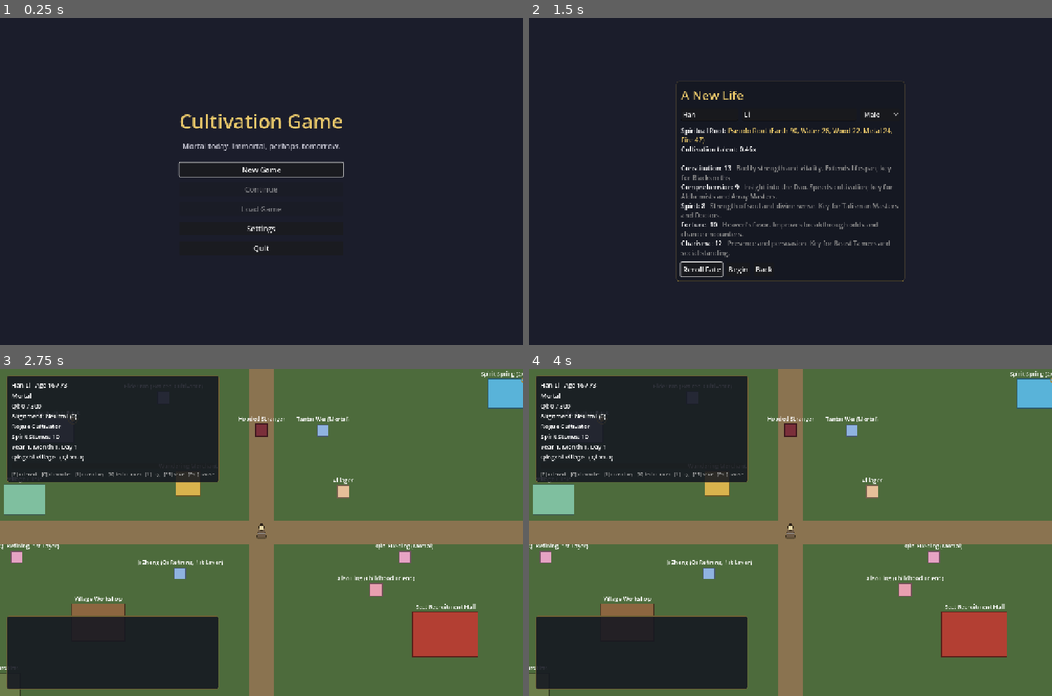
Above: before the commit, frames 1-4 (two rows, left to right).
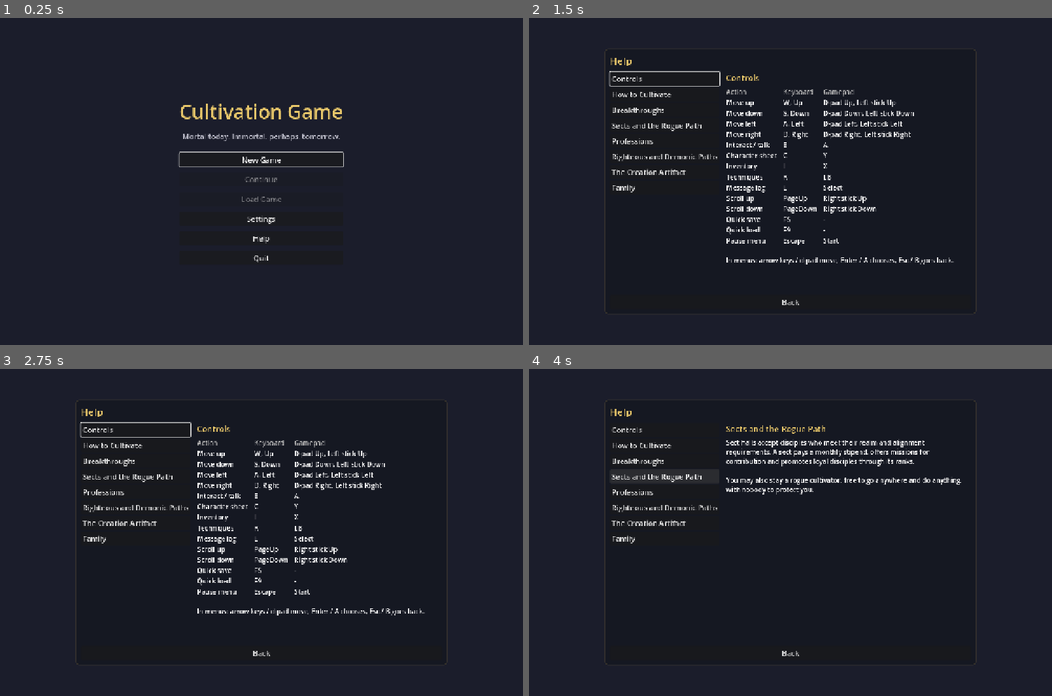
Above: after the commit, the same moments.

Repository: samridghimire/cultivation-game
Game: Godot game, scene res://src/ui/main_menu.tscn
Two runs of this game, one before a commit and one after it. Both use one fixed random seed, a clock stepped at 60 frames per second and the inputs below.
Inputs (mouse positions are in pixels of both pictures, inside the frame that each line leads up to):
- Up to frame 1 (0.25 s): no input
- Up to frame 2 (1.5 s): click (790, 237) at 0.5 s, where only the run after the commit has a clickable "Help"; click (790, 168) at 1.25 s, where only the run before the commit has a clickable "New Game"
- Up to frame 3 (2.75 s): click (209, 620) at 2 s, where only the run before the commit has a clickable "Begin"
- Up to frame 4 (4 s): click (664, 460) at 2.75 s, where only the run after the commit has a clickable "Breakthroughs"; click (664, 476) at 3.5 s, where only the run after the commit has a clickable "Sects and the Rogue Path"

The runs differ from the first frame. In frame 1, 2.4% of the frame differs, in the area x 34-66%, y 26-75%; in frame 2, 6.0%; in frame 3, 79%, in the area x 0-100%, y 0-100%; in frame 4, 79%.

Commit message:
[UI-003b] Help from the main menu
A Help button on the title screen opens HelpScreen (controls and guide
pages) before a session exists; closing it returns to the menu with focus
on the button. Rebinding controls is split out as UI-003c.

Co-Authored-By: Claude <noreply@anthropic.com>
Claude-Session: https://claude.ai/code/session_012HtFoCXRpLZLe9fdLUW9KV

Diff:
--- a/src/ui/main_menu.gd
+++ b/src/ui/main_menu.gd
@@ -1,5 +1,6 @@
 extends Control
-## Title screen.
+## Title screen. Help (UI-003b) opens the same HelpScreen as the pause menu;
+## it only needs GameState.data, so it works before a session exists.
 
 const CHARACTER_CREATION := "res://src/ui/character_creation.tscn"
 const WORLD := "res://src/world/world.tscn"
@@ -7,6 +8,7 @@
 var _menu: Control
 var _settings: SettingsScreen
 var _load_screen: LoadScreen
+var _help: HelpScreen
 
 
 func _ready() -> void:
@@ -36,6 +38,8 @@
 	box.add_child(load_button)
 	var settings_button := UIStyle.button("Settings", _open_settings)
 	box.add_child(settings_button)
+	var help_button := UIStyle.button("Help", _open_help)
+	box.add_child(help_button)
 	box.add_child(UIStyle.button("Quit", func(): get_tree().quit()))
 	add_child(UIStyle.centered(box))
 	_menu = box
@@ -44,6 +48,12 @@
 		_menu.visible = true
 		settings_button.grab_focus())
 	add_child(UIStyle.centered(_settings))
+
+	_help = HelpScreen.new()
+	_help.closed.connect(func():
+		_menu.visible = true
+		help_button.grab_focus())
+	add_child(UIStyle.centered(_help))
 
 	_load_screen = LoadScreen.new()
 	_load_screen.closed.connect(func():
@@ -60,6 +70,16 @@
 	_settings.open()
 
 
+func _open_help() -> void:
+	_menu.visible = false
+	_help.open()
+
+
+## The help screen, for tests.
+func help_screen() -> HelpScreen:
+	return _help
+
+
 func _open_load() -> void:
 	_menu.visible = false
 	_load_screen.open()
--- a/tests/unit/test_help_screen.gd
+++ b/tests/unit/test_help_screen.gd
@@ -54,3 +54,21 @@
 	screen.close()
 	assert_false(screen.visible)
 	screen.free()
+
+
+func test_main_menu_help_opens_without_a_session() -> void:
+	var menu: Node = load("res://src/ui/main_menu.tscn").instantiate()
+	_root().add_child(menu)
+	var help_button: Button = null
+	for b in menu.find_children("*", "Button", true, false):
+		if (b as Button).text == "Help":
+			help_button = b
+	assert_true(help_button != null, "main menu has a Help button")
+	help_button.pressed.emit()
+	var help: HelpScreen = menu.help_screen()
+	assert_true(help.visible, "help opens")
+	assert_false(menu._menu.visible, "title buttons hidden behind help")
+	help.close()
+	assert_false(help.visible)
+	assert_true(menu._menu.visible, "closing help returns to the title menu")
+	menu.queue_free()
Not shown, changed: docs/BACKLOG.md
Not shown, changed: docs/CHANGELOG.md
